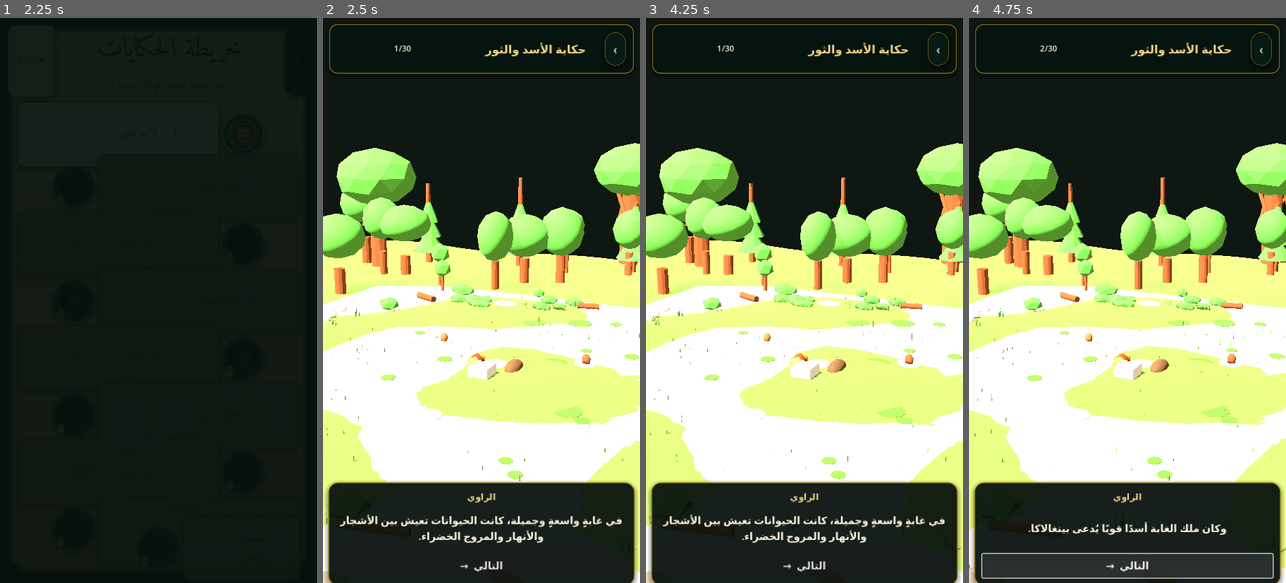
Above: before the commit, frames 1-4 (left to right).
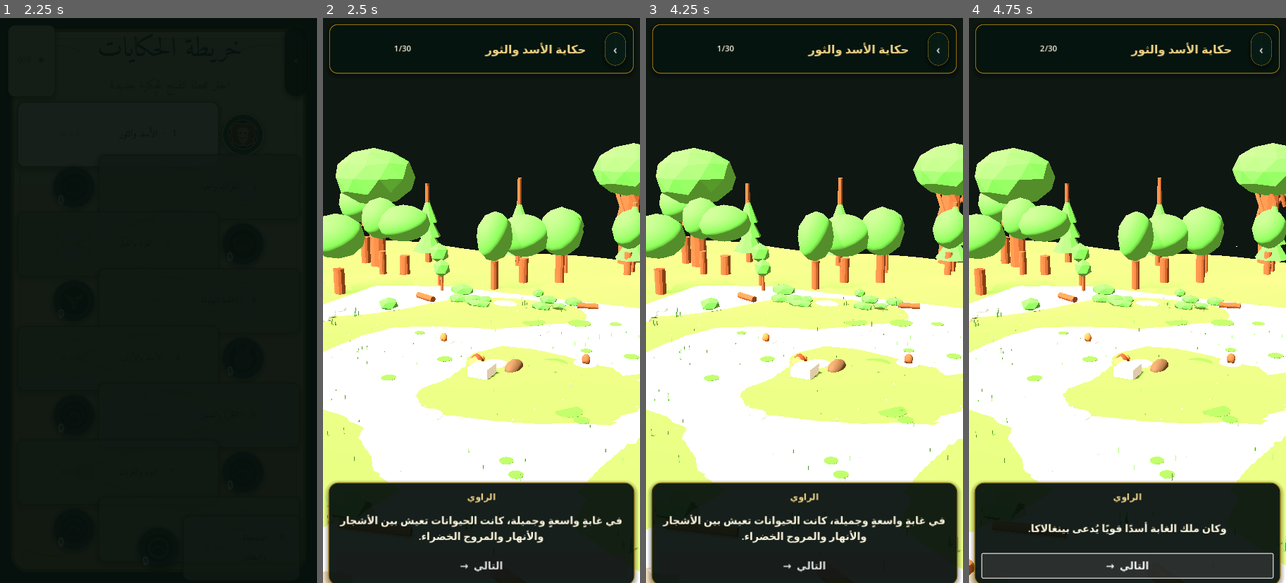
Above: after the commit, the same moments.

Repository: bdssmdkacem-dot/Kalila-Dimna
Game: Godot game, scene res://scenes/main_menu.tscn
Two runs of this game, one before a commit and one after it. Both use one fixed random seed, a clock stepped at 60 frames per second and the inputs below.
Inputs (mouse positions are in pixels of both pictures, inside the frame that each line leads up to):
- Up to frame 1 (2.25 s): click "⚙" at 0.5 s; click "▤" at 1.25 s; click (244, 136) at 2 s
- Up to frame 2 (2.5 s): no input
- Up to frame 3 (4.25 s): click "‹" at 2.75 s; click (890, 136) at 3.5 s
- Up to frame 4 (4.75 s): click "التالي →" at 4.25 s

Frame 1 is identical in both runs. In frame 2, 1.9% of the frame differs, in the area x 0-100%, y 22-99%; in frame 3, 4.7%; in frame 4, 4.9%.

Commit message:
Add startup guard and safe 3D story fallback

Diff:
--- a/scenes/scene01_3d.gd
+++ b/scenes/scene01_3d.gd
@@ -23,17 +23,21 @@
 var camera_distance := 10.0
 var camera_tween: Tween
 var scene_tween: Tween
+var startup_guard: CanvasLayer
+var startup_message: Label
+var startup_button: Button
 
 func _ready() -> void:
+	_create_startup_guard()
 	story = GameState.current_story
 	if story.is_empty():
-		push_warning("SCENE01: no selected story; returning to map")
+		_show_startup_error("لا توجد حكاية محددة. سنعيدك إلى الخريطة.")
 		get_tree().call_deferred("change_scene_to_file", STORY_MAP)
 		return
 	segments = story.get("segments", [])
 	if not ResourceLoader.exists(GLB_PATH):
 		push_error("SCENE01 3D: GLB NOT FOUND: " + GLB_PATH)
-		get_tree().call_deferred("change_scene_to_file", STORY_MAP)
+		_show_startup_error("تعذّر تحميل مشهد الحكاية. اضغط للعودة إلى الخريطة.")
 		return
 
 	await _setup_camera()
@@ -41,8 +45,54 @@
 	if segments.is_empty():
 		dialogue_label.text = "تعذّر العثور على مقاطع هذه الحكاية."
 		next_button.text = "العودة إلى الخريطة"
-		return
+		_hide_startup_guard()
+		return
+	_hide_startup_guard()
 	_play_next_segment()
+
+func _create_startup_guard() -> void:
+	startup_guard = CanvasLayer.new()
+	startup_guard.layer = 100
+	add_child(startup_guard)
+	var panel := ColorRect.new()
+	panel.color = Color("#143e33")
+	panel.set_anchors_and_offsets_preset(Control.PRESET_FULL_RECT)
+	panel.mouse_filter = Control.MOUSE_FILTER_STOP
+	startup_guard.add_child(panel)
+	var box := VBoxContainer.new()
+	box.set_anchors_and_offsets_preset(Control.PRESET_CENTER)
+	box.offset_left = -300
+	box.offset_right = 300
+	box.offset_top = -120
+	box.offset_bottom = 120
+	box.add_theme_constant_override("separation", 18)
+	panel.add_child(box)
+	startup_message = Label.new()
+	startup_message.text = "جاري فتح الحكاية…"
+	startup_message.horizontal_alignment = HORIZONTAL_ALIGNMENT_CENTER
+	startup_message.vertical_alignment = VERTICAL_ALIGNMENT_CENTER
+	startup_message.autowrap_mode = TextServer.AUTOWRAP_WORD_SMART
+	startup_message.add_theme_font_size_override("font_size", 30)
+	startup_message.add_theme_color_override("font_color", Color("#f4e3ba"))
+	startup_message.custom_minimum_size.y = 90
+	box.add_child(startup_message)
+	startup_button = Button.new()
+	startup_button.text = "العودة إلى الخريطة"
+	startup_button.visible = false
+	startup_button.custom_minimum_size.y = 64
+	startup_button.pressed.connect(_go_map)
+	box.add_child(startup_button)
+
+func _hide_startup_guard() -> void:
+	if startup_guard:
+		startup_guard.queue_free()
+		startup_guard = null
+
+func _show_startup_error(message: String) -> void:
+	if startup_message:
+		startup_message.text = message
+	if startup_button:
+		startup_button.visible = true
 
 func _setup_camera() -> void:
 	await get_tree().process_frame
@@ -176,23 +226,29 @@
 		return
 	busy = true
 	var seg: Dictionary = segments[segment_index]
-	_apply_cinematic_shot(seg)
 	dialogue_label.text = String(seg.get("text", ""))
 	speaker_label.text = _speaker_name(String(seg.get("speaker", "")))
 	progress_label.text = "%d/%d" % [segment_index + 1, segments.size()]
 	next_button.text = "التالي  →"
 	audio.stop()
+	audio.stream = null
 	if auto_advance_tween and auto_advance_tween.is_running():
 		auto_advance_tween.kill()
 	var voice := _voice_path(segment_index)
 	var mp3_voice := "%s%s_%02d.mp3" % [VOICE_DIR, String(story.get("id", "lion_bull")), segment_index + 1]
+	var loaded_voice := false
 	for path in [voice, mp3_voice]:
 		if ResourceLoader.exists(path):
 			var stream := load(path) as AudioStream
 			if stream:
 				audio.stream = stream
-				audio.play()
-				return
+				loaded_voice = true
+				break
+	# Set the camera motion only after the current audio stream is known.
+	_apply_cinematic_shot(seg)
+	if loaded_voice:
+		audio.play()
+		return
 	# Keep the spoken-text pacing when a particular clip is not available.
 	var duration := maxf(2.0, dialogue_label.text.length() * FALLBACK_SECONDS_PER_CHAR)
 	auto_advance_tween = create_tween()
@@ -270,8 +326,15 @@
 		_play_next_segment()
 
 func _go_map() -> void:
-	audio.stop()
-	get_tree().change_scene_to_file(STORY_MAP)
+	if audio:
+		audio.stop()
+	if not ResourceLoader.exists(STORY_MAP):
+		_show_startup_error("تعذّر العثور على خريطة الحكايات.")
+		return
+	var err := get_tree().change_scene_to_file(STORY_MAP)
+	if err != OK:
+		push_error("SCENE01: failed to return to map: %s" % err)
+		_show_startup_error("تعذّر فتح الخريطة. يمكنك إعادة تشغيل التطبيق.")
 
 func _unhandled_input(event: InputEvent) -> void:
 	if event.is_action_pressed("ui_cancel"):
